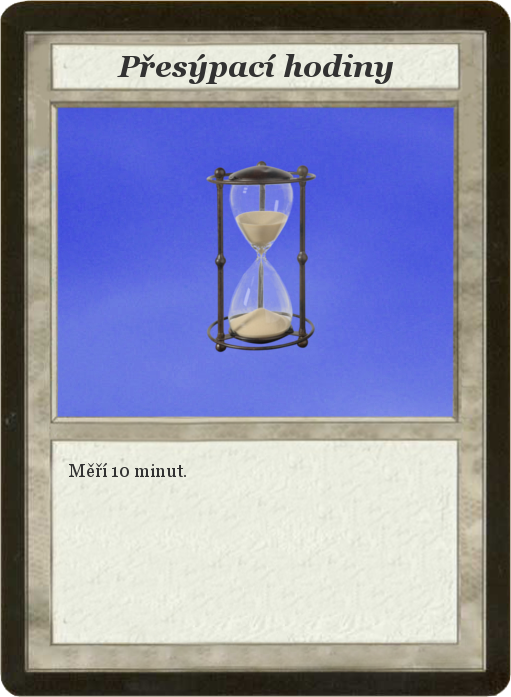
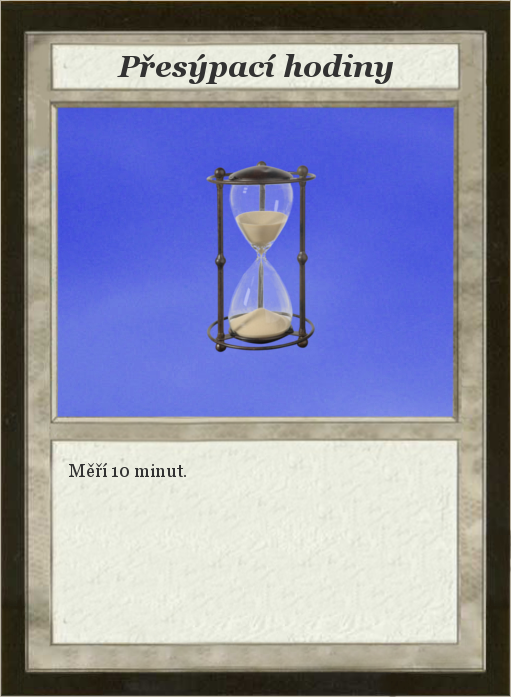
Two versions of the same layered image (511x697). Layer-by-layer changes:
painted on "Card" over (0, 0, 511, 697)
